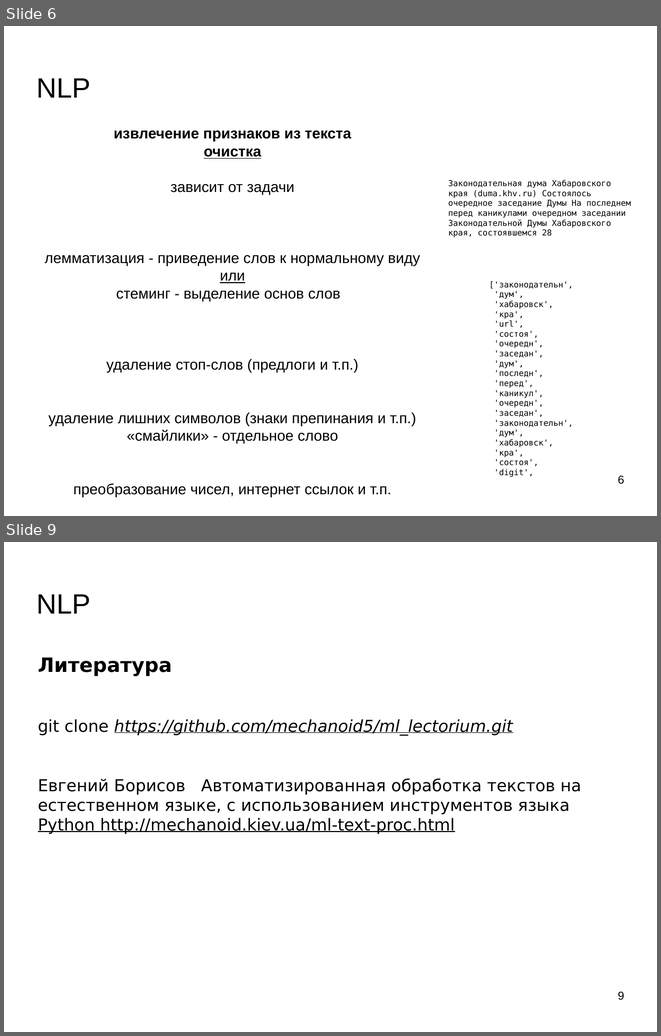
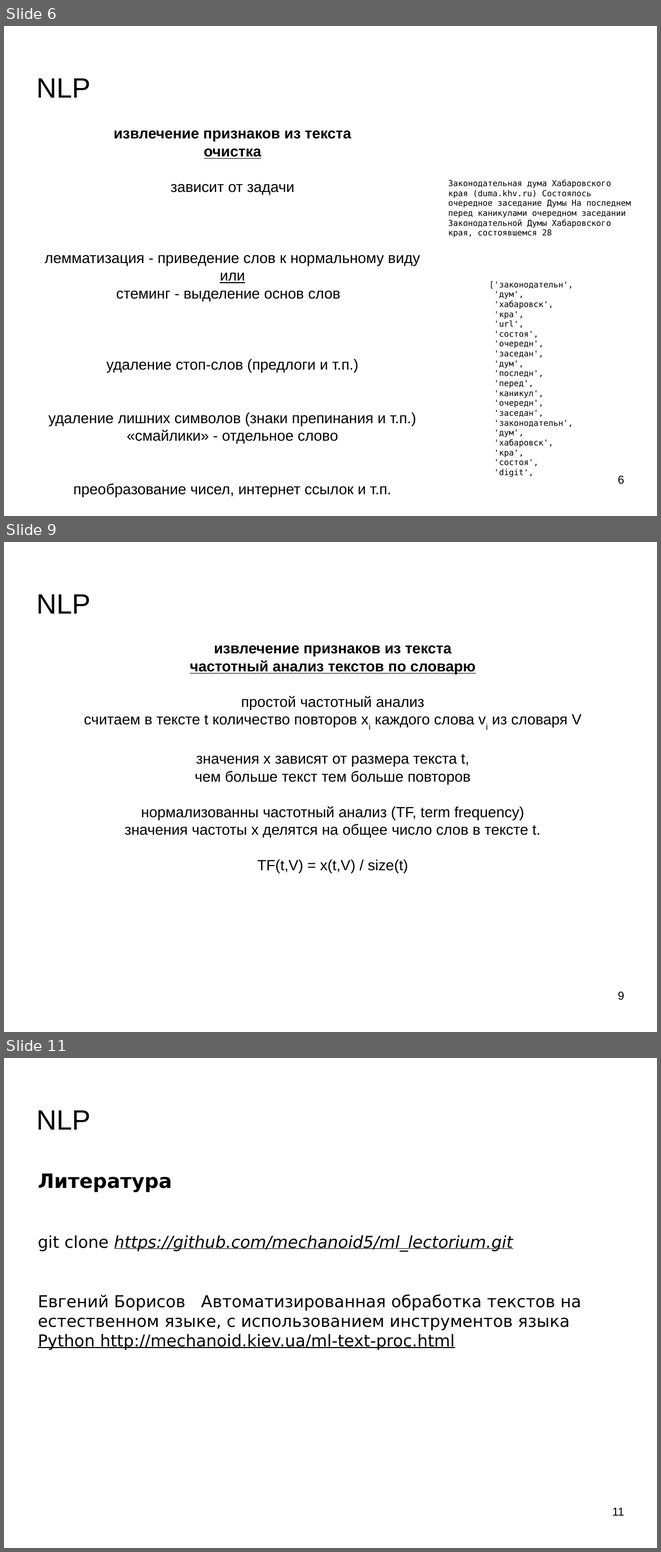
Before and after one commit to mechanoid5/ml_lectorium_legacy, a slide deck: 13-text-proc.odp. Shown one above the other, each under a label of ours: slides 6 and 9 before the commit, slides 6, 9 and 11 after it; the slides between them are not shown. The pictures are 661x1036 and 661x1552 pixels, drawn with LibreOffice and Linux fonts; fonts in the diff are those of the drawing; background and template pictures are left out. Boxes give left, top, right and bottom in pixels: in the first picture for what was removed or moved away, otherwise in the second. Text is boxed around its words. In the diff, an @@ line names an element or a change of style, - is before the commit and + after.

```diff
--- a/13-text-proc.odp
+++ b/13-text-proc.odp
@@ slide 9 added at [4,542,657,1032], background picture (left out) @@
@@ title added at [37,594,91,614], 33.9 pt, text #000000 @@
+NLP
@@ text added at [84,645,582,873], 18 pt, text #000000 @@
+извлечение признаков из текста
+частотный анализ текстов по словарю
+простой частотный анализ
+считаем в тексте t количество повторов xi каждого слова vi из словаря V
+значения x зависят от размера текста t,
+чем больше текст тем больше повторов
+нормализованны частотный анализ (TF, term frequency)
+значения частоты x делятся на общее число слов в тексте t.
+TF(t,V) = x(t,V) / size(t)
@@ page number added at [618,991,624,1000], 14 pt, text #000000 @@
+9
@@ what was slide 9 is now slide 11 @@
@@ page number at [612,1507,625,1515]: text changed @@
-9
+11
```
Also in this commit, not shown: 1 slide changed, 2 other slides added, 1 slide removed, 2 other files.
